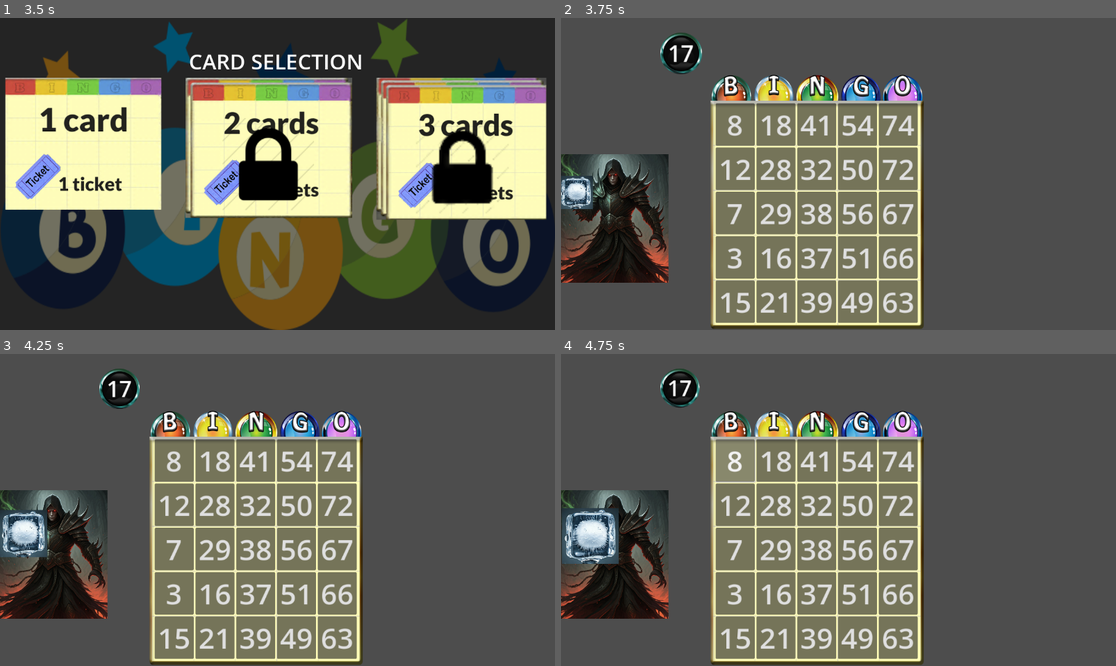
Above: before the commit, frames 1-4 (two rows, left to right).
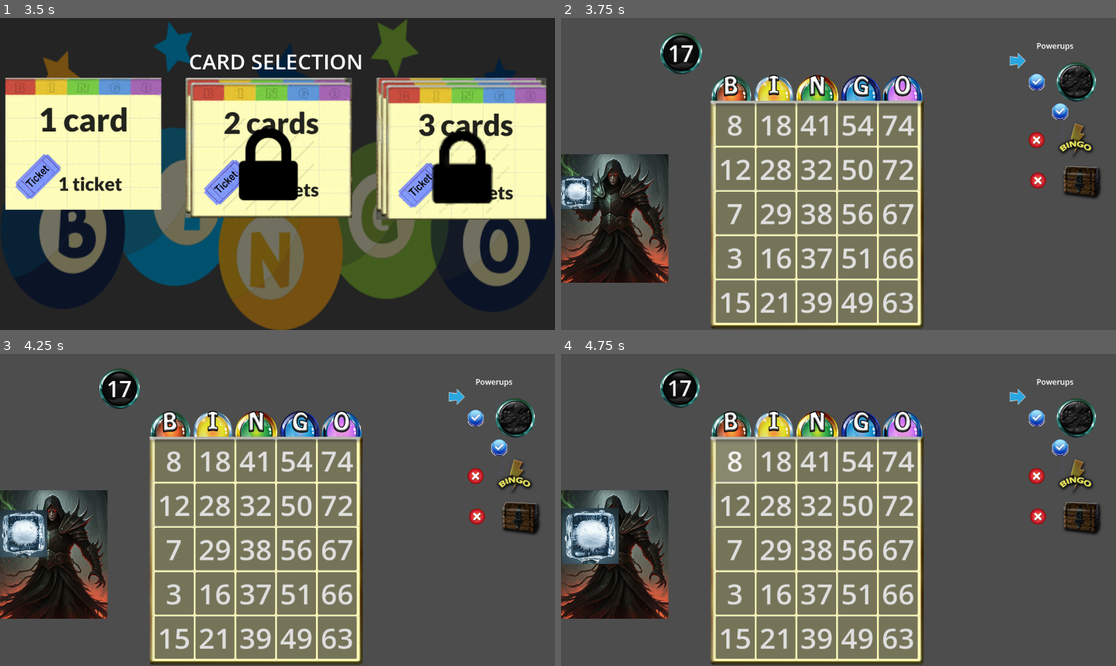
Above: after the commit, the same moments.

Repository: FuadAhmad/dgd-team-repo
Game: Godot game, scene res://main.tscn
The game is run twice, just before and just after one commit, with the same random seed, the same clock (stepped at 60 frames per second) and the same inputs.
Inputs (mouse positions are in pixels of both pictures, inside the frame that each line leads up to):
- Up to frame 1 (3.5 s): click (499, 192) at 0.5 s; click (499, 192) at 1.25 s; click (499, 192) at 2 s; tap Enter at 2.75 s; move the mouse to (166, 192) at 2.77 s; click (166, 192) at 2.92 s
- Up to frame 2 (3.75 s): click (644, 149) at 3.5 s
- Up to frame 3 (4.25 s): no input
- Up to frame 4 (4.75 s): click "8" at 4.25 s

Frame 1 is identical in both runs. In frame 2, 2.2% of the frame differs, in the area x 80-98%, y 8-58%; in frame 3, 2.2%; in frame 4, 2.2%.

Commit message:
Powerup assets

Diff:
--- a/Gameplay/gameplay.tscn
+++ b/Gameplay/gameplay.tscn
@@ -9,6 +9,14 @@
 [ext_resource type="Texture2D" uid="uid://cbxx8285qlkfh" path="res://Gameplay/monster.png" id="7_k7qb3"]
 [ext_resource type="Script" path="res://Gameplay/monster.gd" id="8_t26ny"]
 [ext_resource type="Texture2D" uid="uid://bdjjv74df4224" path="res://Gameplay/ice-frozen.png" id="9_ec58l"]
+[ext_resource type="Texture2D" uid="uid://c7y1wnckhouq3" path="res://assets/powerups/arrow.png" id="10_1tvho"]
+[ext_resource type="Texture2D" uid="uid://f61w3ac8xpwg" path="res://assets/powerups/Dab2.png" id="11_1jj4v"]
+[ext_resource type="Texture2D" uid="uid://blpub7s35q1bp" path="res://assets/powerups/Free_Powerup.png" id="12_e6iib"]
+[ext_resource type="Texture2D" uid="uid://gguo1h37gfk0" path="res://assets/powerups/ok.png" id="12_p81y6"]
+[ext_resource type="Texture2D" uid="uid://dvrl27i4ugnnb" path="res://assets/powerups/Powerup-SingleDaub.png" id="13_q7ok7"]
+[ext_resource type="Texture2D" uid="uid://bp60nnehal7f" path="res://assets/powerups/instantBingo.png" id="14_gu7ac"]
+[ext_resource type="Texture2D" uid="uid://bnafav816xtwp" path="res://assets/powerups/TresureBox.png" id="15_g1h3q"]
+[ext_resource type="Texture2D" uid="uid://xtvp3ww0u2yh" path="res://assets/powerups/Close.png" id="15_gxdy8"]
 
 [node name="Gameplay" type="Node2D"]
 script = ExtResource("1_k0f4f")
@@ -108,3 +116,87 @@
 texture = ExtResource("9_ec58l")
 expand_mode = 1
 stretch_mode = 4
+
+[node name="Powerup" type="Node2D" parent="."]
+position = Vector2(1048, 60)
+
+[node name="Label" type="Label" parent="Powerup"]
+offset_left = -61.0
+offset_top = -14.0
+offset_right = 77.0
+offset_bottom = 23.0
+text = "Powerups"
+
+[node name="VBoxContainer" type="VBoxContainer" parent="Powerup"]
+offset_left = -100.0
+offset_top = 29.0
+offset_right = 150.0
+offset_bottom = 670.0
+scale = Vector2(0.7, 0.7)
+
+[node name="HBoxContainer2" type="HBoxContainer" parent="Powerup/VBoxContainer"]
+layout_mode = 2
+
+[node name="TextureRect" type="TextureRect" parent="Powerup/VBoxContainer/HBoxContainer2"]
+layout_mode = 2
+texture = ExtResource("10_1tvho")
+expand_mode = 3
+stretch_mode = 3
+
+[node name="TextureButton" type="TextureButton" parent="Powerup/VBoxContainer/HBoxContainer2"]
+layout_mode = 2
+texture_normal = ExtResource("12_e6iib")
+
+[node name="HBoxContainer6" type="HBoxContainer" parent="Powerup/VBoxContainer"]
+layout_mode = 2
+
+[node name="TextureRect" type="TextureRect" parent="Powerup/VBoxContainer/HBoxContainer6"]
+layout_mode = 2
+texture = ExtResource("12_p81y6")
+expand_mode = 3
+stretch_mode = 3
+
+[node name="TextureButton" type="TextureButton" parent="Powerup/VBoxContainer/HBoxContainer6"]
+layout_mode = 2
+texture_normal = ExtResource("11_1jj4v")
+stretch_mode = 0
+
+[node name="HBoxContainer3" type="HBoxContainer" parent="Powerup/VBoxContainer"]
+layout_mode = 2
+
+[node name="TextureRect" type="TextureRect" parent="Powerup/VBoxContainer/HBoxContainer3"]
+layout_mode = 2
+size_flags_horizontal = 3
+texture = ExtResource("12_p81y6")
+stretch_mode = 3
+
+[node name="TextureButton" type="TextureButton" parent="Powerup/VBoxContainer/HBoxContainer3"]
+layout_mode = 2
+texture_normal = ExtResource("13_q7ok7")
+stretch_mode = 0
+
+[node name="HBoxContainer4" type="HBoxContainer" parent="Powerup/VBoxContainer"]
+layout_mode = 2
+
+[node name="TextureRect" type="TextureRect" parent="Powerup/VBoxContainer/HBoxContainer4"]
+layout_mode = 2
+texture = ExtResource("15_gxdy8")
+expand_mode = 3
+stretch_mode = 3
+
+[node name="TextureButton" type="TextureButton" parent="Powerup/VBoxContainer/HBoxContainer4"]
+layout_mode = 2
+texture_normal = ExtResource("14_gu7ac")
+
+[node name="HBoxContainer5" type="HBoxContainer" parent="Powerup/VBoxContainer"]
+layout_mode = 2
+
+[node name="TextureRect" type="TextureRect" parent="Powerup/VBoxContainer/HBoxContainer5"]
+layout_mode = 2
+texture = ExtResource("15_gxdy8")
+expand_mode = 3
+stretch_mode = 3
+
+[node name="TextureButton" type="TextureButton" parent="Powerup/VBoxContainer/HBoxContainer5"]
+layout_mode = 2
+texture_normal = ExtResource("15_g1h3q")
--- /dev/null
+++ b/powerup.tscn
@@ -0,0 +1,19 @@
+[gd_scene load_steps=3 format=3 uid="uid://cnbb6avgxx15b"]
+
+[ext_resource type="Texture2D" uid="uid://extgbgqind56" path="res://assets/arrowRight.png" id="1_u4bte"]
+[ext_resource type="Texture2D" uid="uid://f61w3ac8xpwg" path="res://assets/powerups/Dab2.png" id="2_a7sh2"]
+
+[node name="Powerup" type="HBoxContainer"]
+clip_contents = true
+size_flags_horizontal = 0
+
+[node name="TextureRect" type="TextureRect" parent="."]
+layout_mode = 2
+texture = ExtResource("1_u4bte")
+
+[node name="Button" type="Button" parent="."]
+layout_mode = 2
+
+[node name="TextureButton" type="TextureButton" parent="."]
+layout_mode = 2
+texture_normal = ExtResource("2_a7sh2")
Not shown: 1 places in Gameplay/gameplay.tscn that only renumber resources
Binary file added: assets/powerups/Close.png
Binary file added: assets/powerups/DDaub.png
Binary file added: assets/powerups/Dab.png
Binary file added: assets/powerups/Dab2.png
Binary file added: assets/powerups/Indicator.png
Binary file added: assets/powerups/InstantBingo.png
Binary file added: assets/powerups/SDaub.png
Binary file added: assets/powerups/TresureBox.png
Binary file added: assets/powerups/arrow.png
Binary file added: assets/powerups/ok.png
Binary file added: assets/powerups/powerups-blrr2.png
(and 1 more such lines)
